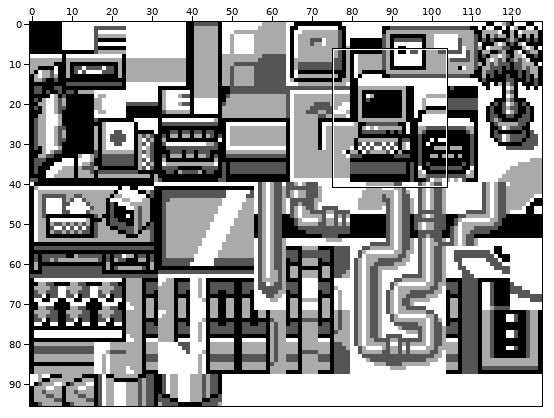
A sprite sheet gets an edit: gfx/tilesets/battle_factory.png. Above, an overview of the earlier version with the close-up marked.
Close-up. First the earlier version:
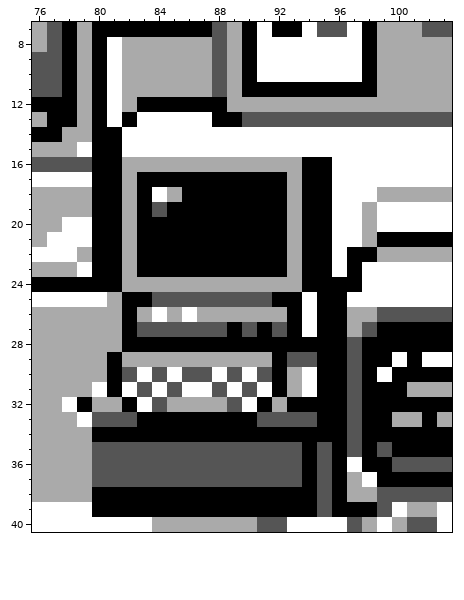
The file is 128x96 pixels. Shown: x 76..103, y 7..40.
After the commit:
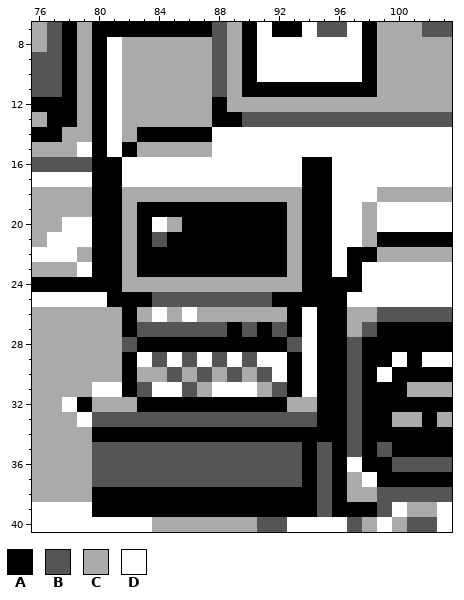
Palette (. is transparent): A #000000  B #555555  C #aaaaaa  D #ffffff
Edits made:
y 12: x 83..87 AAAAA -> CCCCC
y 13: x 82..87 ADDDDD -> CCCCCC
y 14: x 81..87 ADDDDDD -> DCAAAAA
y 15: x 81..87 ADDDDDD -> DACCCCC
y 16: x 82..93 CCCCCCCCCCCC -> DDDDDDDDDDDD
y 17: x 82..93 CAAAAAAAAAAC -> DDDDDDDDDDDD
y 18: x 83..84 AD -> CC; x 86..92 AAAAAAA -> CCCCCCC
y 19: x 84 B -> A
y 20: x 84..85 AA -> DC
y 21: x 84 A -> B
y 25: x 81 C -> A; x 94 D -> A
y 28: x 82 A -> B; x 93..94 AA -> BD
y 29: x 81..94 ACCCCCCCCCCABB -> CADBDBDBDBDDAD
y 30: x 81..86 ABDBDB -> CACCBC; x 88 D -> C; x 90 D -> C; x 92..93 AC -> DA
y 31: x 81..82 AD -> DA; x 85..88 BDDB -> DBCD; x 90..93 BDAC -> DCBA
y 32: x 82..90 ADBCCCCBD -> CAAAAAAAA; x 92..94 CAA -> ACC
y 33: x 83..90 AAAAAAAA -> BBBBBBBB
